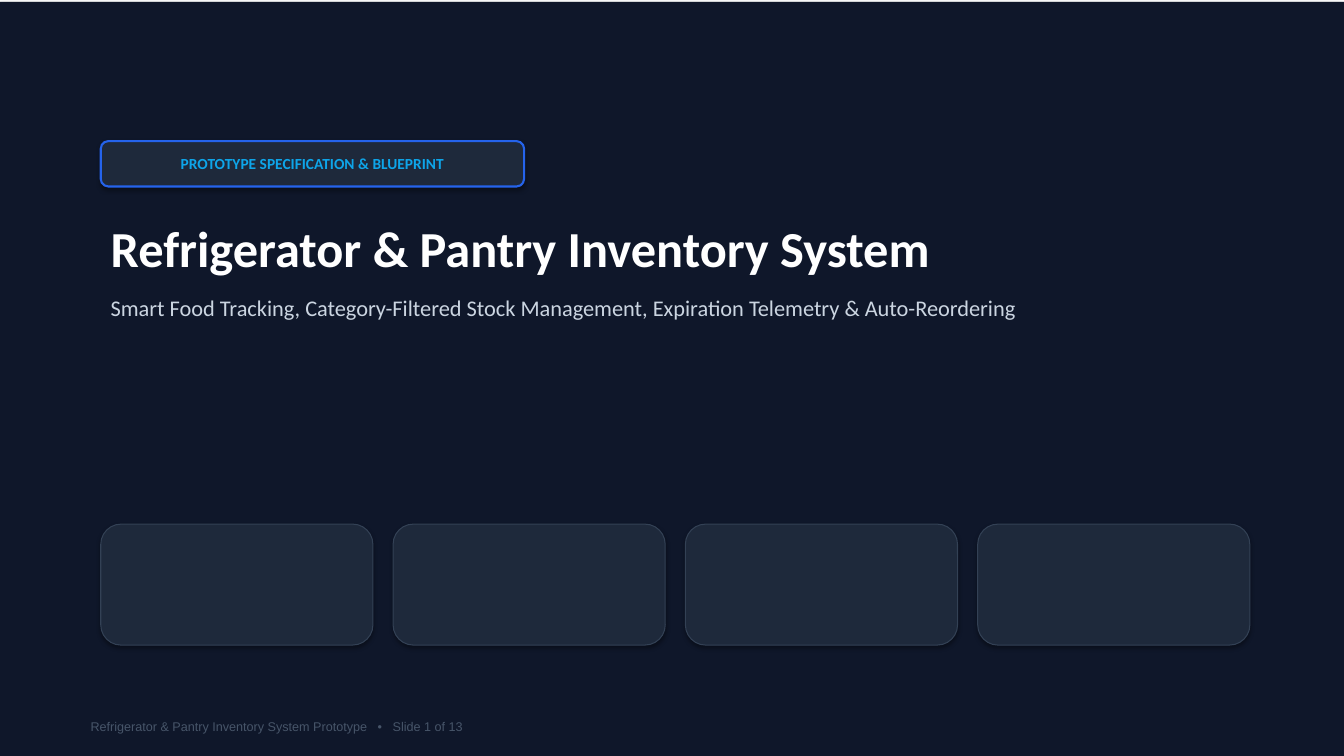
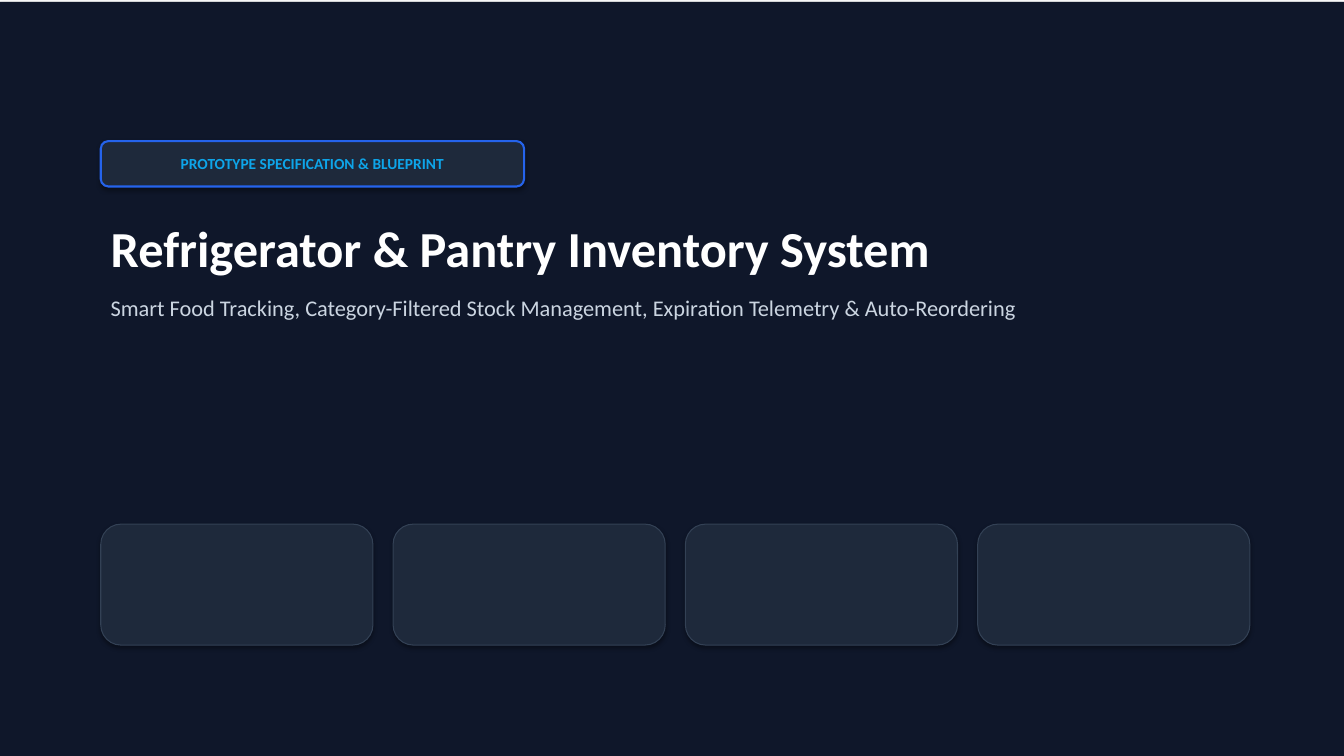
Before and after one commit to APrathapJoel/Refrigerator-Inventory-System, a slide deck: slide 1 of RIMS_System_Specification.pptx. Drawn at 1344x756 pixels with LibreOffice and Linux fonts; fonts in the diff are those of the drawing. Boxes give left, top, right and bottom in pixels: in the first picture for what was removed or moved away, otherwise in the second. Text is boxed around its words. In the diff, an @@ line names an element or a change of style, - is before the commit and + after.

```diff
--- a/RIMS_System_Specification.pptx
+++ b/RIMS_System_Specification.pptx
@@ text removed at box(91, 722, 463, 733) @@
-Refrigerator & Pantry Inventory System Prototype • Slide 1 of 13
```
Also in this commit, not shown: 1 other slide changed, 1 slide added, 1 slide removed, 5 other files.
